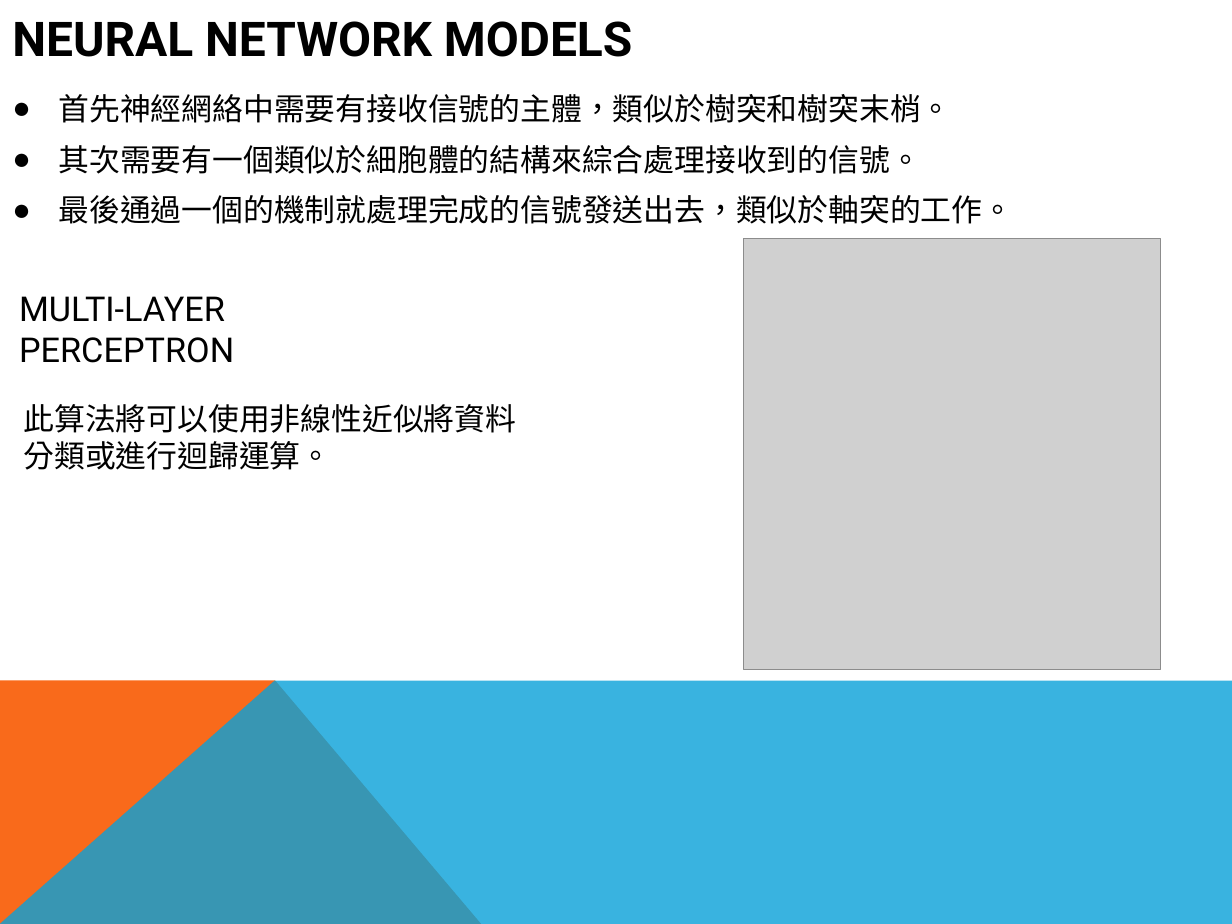
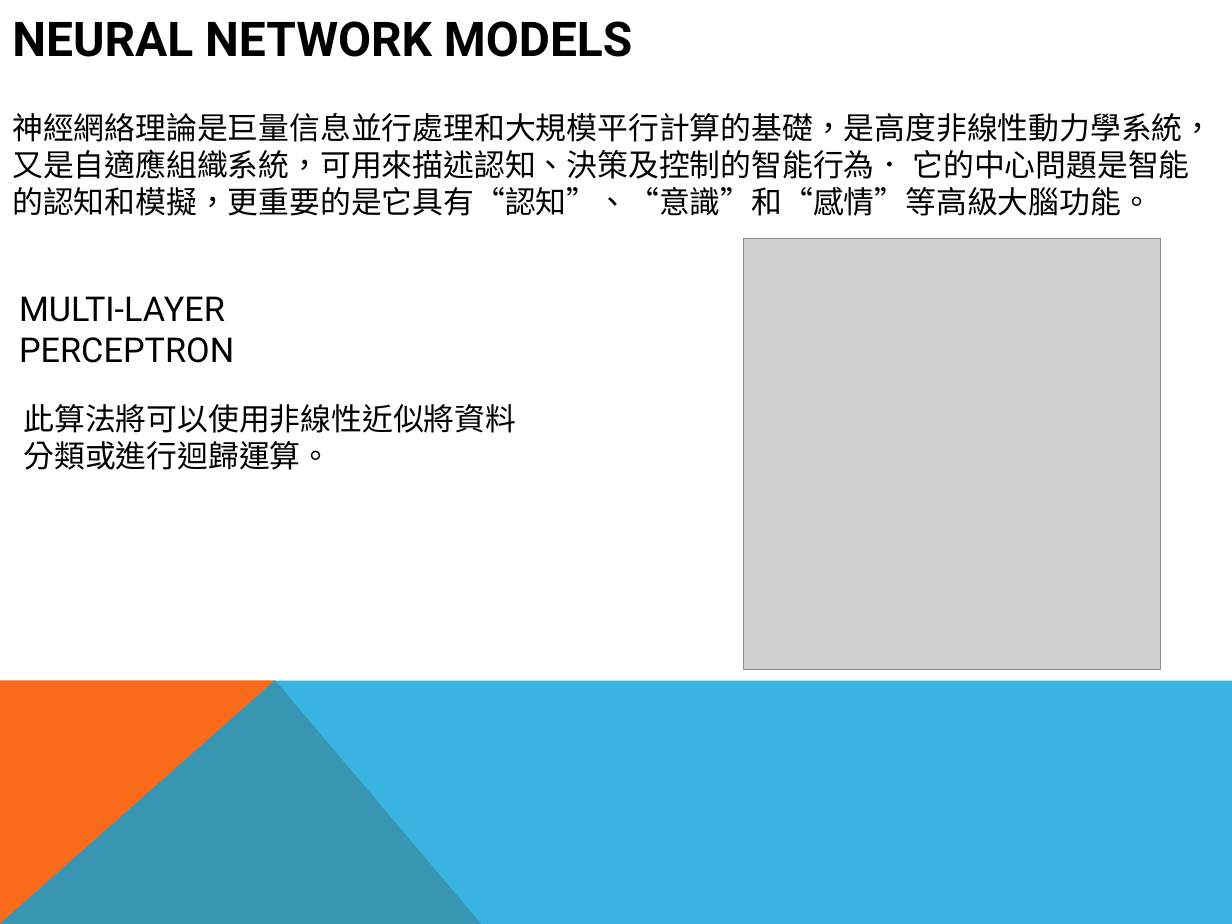
Before and after one commit to kagano/u0524825, a slide deck: slide 2 of 雲端期中作業.pptx. Drawn at 1232x924 pixels with LibreOffice and Linux fonts; fonts in the diff are those of the drawing; grey boxes stand for pictures. Boxes give left, top, right and bottom in pixels: in the first picture for what was removed or moved away, otherwise in the second. Text is boxed around its words. In the diff, an @@ line names an element or a change of style, - is before the commit and + after.

```diff
--- a/雲端期中作業.pptx
+++ b/雲端期中作業.pptx
@@ text at box(12, 113, 1213, 216): text changed @@
-● 首先神經網絡中需要有接收信號的主體，類似於樹突和樹突末梢。
-● 其次需要有一個類似於細胞體的結構來綜合處理接收到的信號。
-● 最後通過一個的機制就處理完成的信號發送出去，類似於軸突的工作。
+神經網絡理論是巨量信息並行處理和大規模平行計算的基礎，是高度非線性動力學系統，又是自適應組織系統，可用來描述認知、決策及控制的智能行為． 它的中心問題是智能的認知和模擬，更重要的是它具有“認知”、“意識”和“感情”等高級大腦功能。
```
